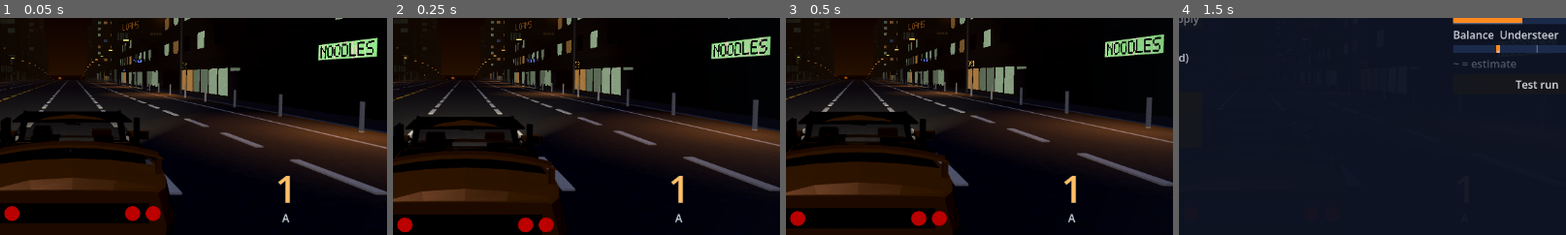
Above: before the commit, frames 1-4 (left to right).
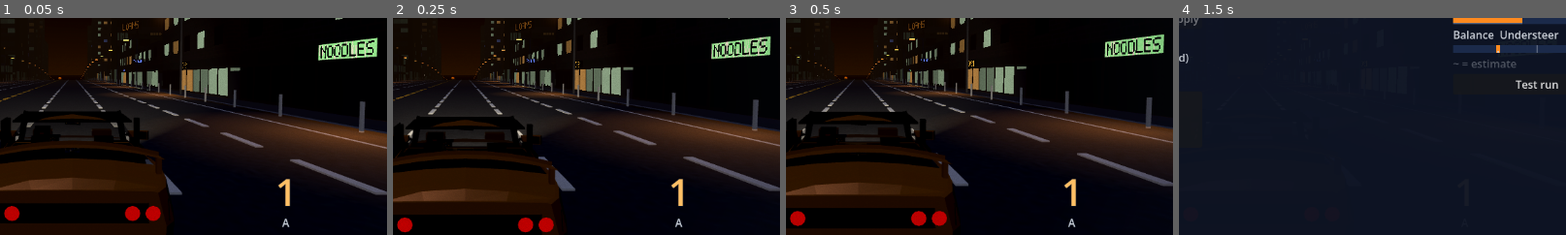
Above: after the commit, the same moments.

Repository: SmurfyHehe/neon-overdrive
Game: Godot game, scene res://Game.tscn
The game is run twice, just before and just after one commit, with the same random seed, the same clock (stepped at 60 frames per second) and the same inputs.
Inputs (mouse positions are % of the whole screen's width and height, from its top left):
- Up to frame 1 (0.05 s): no input
- Up to frame 2 (0.25 s): no input
- Up to frame 3 (0.5 s): no input
- Up to frame 4 (1.5 s): tap Enter (photo_shot) at 0.5 s; move the mouse to (72, 45) at 0.52 s; hold D (photo_right) 0.53-1.25 s; tap Y (autotune_panel) at 0.6 s; click (72, 45) at 0.67 s; click (23, 46) at 1.27 s; type "Alex" at 1.35 s
The pictures show only the part of the screen within x 41-91%, y 32-82%; the shares and areas given below are measured in that part.

The runs differ from the first frame. In frame 1, 0.2% of the frame differs, in the area x 71-75%, y 72-97%; in frame 2, 0.2%; in frame 3, 0.2%; in frame 4, less than 0.1%.

Commit message:
HUD: put gear and speed on one vertical centre in the chase view
The 56 pt gear label sat at the top of a column built around the 64 pt speed
label, so D5 read about 5.5 px higher. Both labels now share one line box with
centred text, and both columns use the same separation. hud test checks it.

Co-Authored-By: Claude Sonnet 5.5 <noreply@anthropic.com>

Diff:
--- a/scripts/ui/hud.gd
+++ b/scripts/ui/hud.gd
@@ -228,7 +228,7 @@
 	cluster.add_child(row)
 
 	var gear_col := VBoxContainer.new()
-	gear_col.add_theme_constant_override("separation", -6)
+	gear_col.add_theme_constant_override("separation", -10)
 	gear_col.mouse_filter = Control.MOUSE_FILTER_IGNORE
 	row.add_child(gear_col)
 	lbl_gear = _label(gear_col, 56, AMBER)
@@ -247,6 +247,18 @@
 	lbl_unit = _label(speed_col, 16, SILVER)
 	lbl_unit.text = "km/h"
 	lbl_unit.horizontal_alignment = HORIZONTAL_ALIGNMENT_RIGHT
+
+	# The gear (56) and speed (64) labels have different line heights, and the
+	# shorter gear label sat at the top of its column, so "D5" read higher than
+	# the speed. Give both the same line box with the text centred in it, and
+	# the columns the same separation, so the two share one vertical centre.
+	var digit_h := 0.0
+	for l in [lbl_gear, lbl_speed]:
+		var font: Font = l.get_theme_font("font")
+		digit_h = maxf(digit_h, font.get_height(l.get_theme_font_size("font_size")))
+	for l in [lbl_gear, lbl_speed]:
+		l.custom_minimum_size.y = ceilf(digit_h)
+		l.vertical_alignment = VERTICAL_ALIGNMENT_CENTER
 
 	# Status line (ENGINE OFF / SHIFT), kept in the layout even when empty so
 	# nothing jumps.
--- a/tests/ui/hud.gd
+++ b/tests/ui/hud.gd
@@ -124,6 +124,10 @@
 	_check(hud.lbl_hint.text == "Esc: pause · controls", "the hint should be short, got '%s'" % hud.lbl_hint.text)
 	_check(hud.lbl_hint.get_global_rect().size.x < win.size.x * 0.3, "the controls hint should be a short line")
 	_check(hud.lbl_speed.get_global_rect().position.x > win.size.x * 0.5, "speed should sit on the right of the window")
+	# Gear and speed read as one line: same vertical centre (was ~4 px high).
+	var gc: float = hud.lbl_gear.get_global_rect().get_center().y
+	var sc: float = hud.lbl_speed.get_global_rect().get_center().y
+	_check(absf(gc - sc) < 1.0, "gear centre y %.1f differs from speed centre y %.1f" % [gc, sc])
 
 
 ## A headless window is 64x64, so size the layout through the content scale instead.
